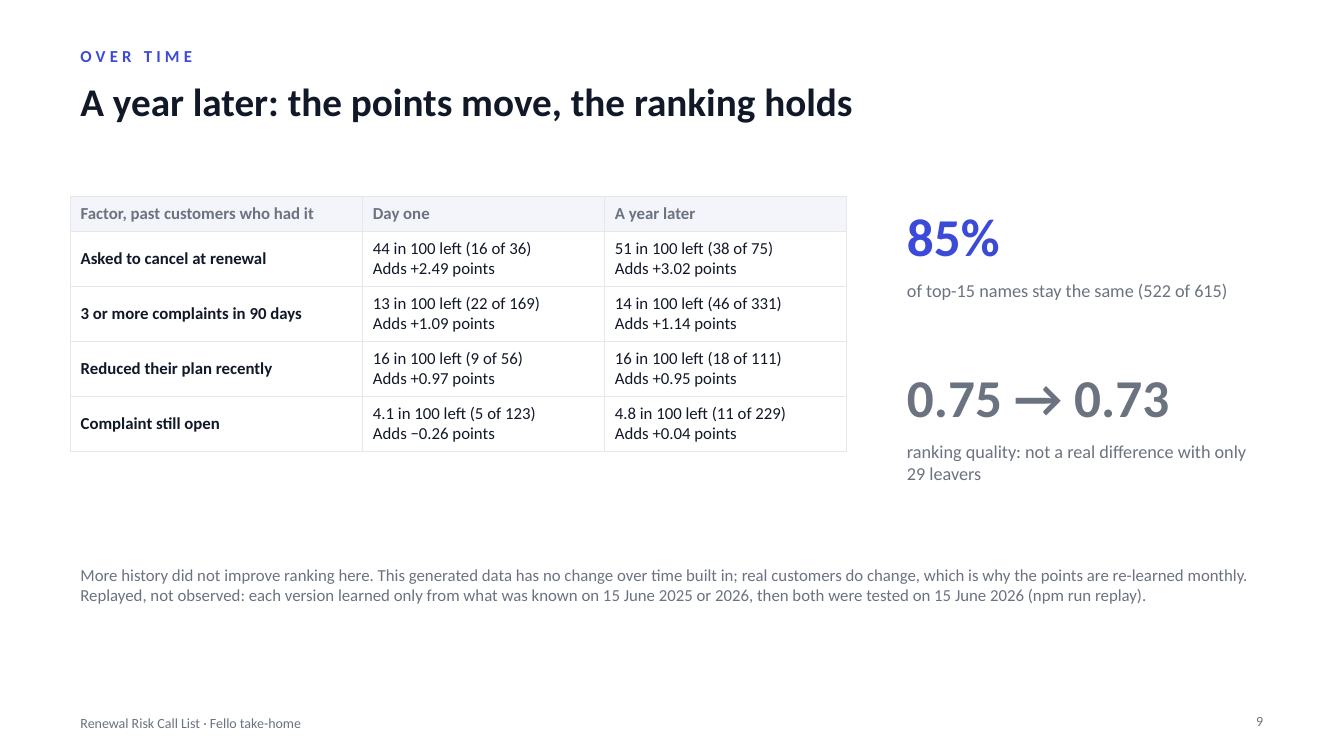
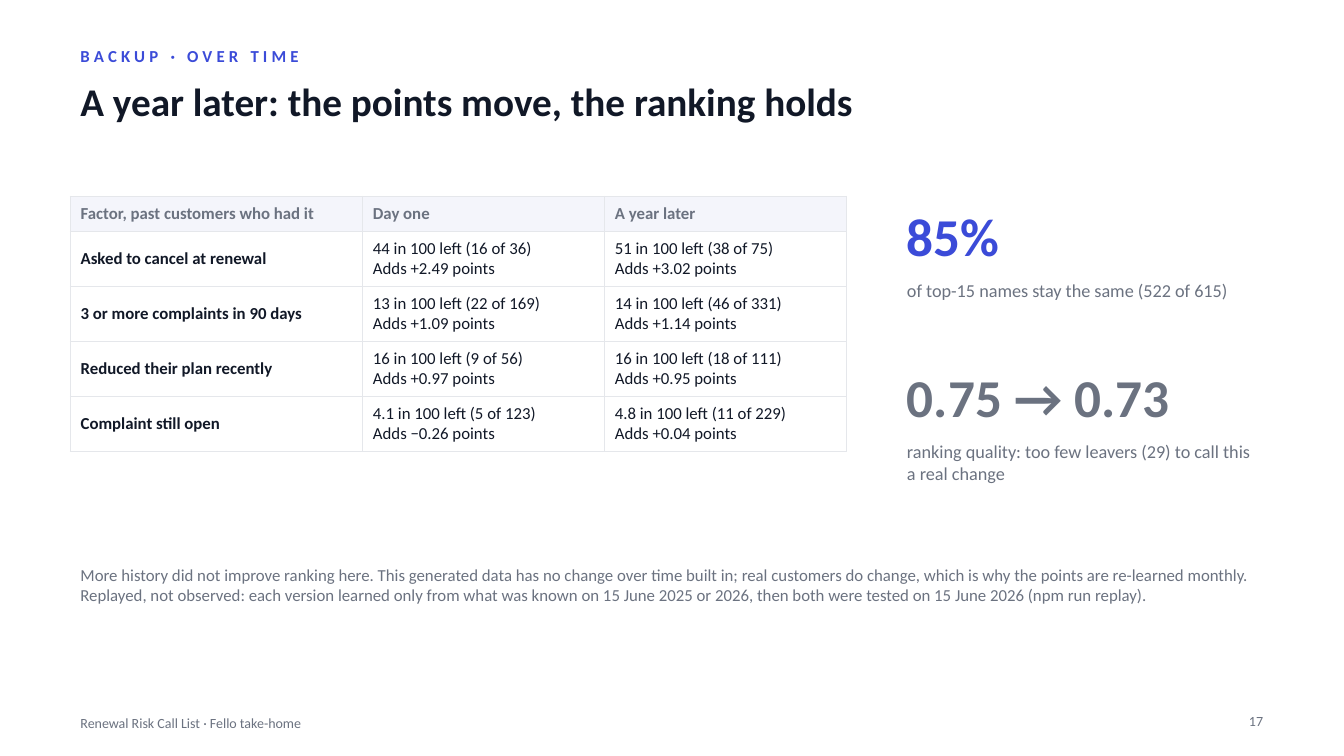
Before and after one commit to udhayakumaran/fello-renewal-risk, a slide deck: slide 17 of docs/renewal-risk-deck.pptx (slide 9 before the commit). Drawn at 1344x756 pixels with LibreOffice and Linux fonts; fonts in the diff are those of the drawing. Boxes give left, top, right and bottom in pixels: in the first picture for what was removed or moved away, otherwise in the second. Text is boxed around its words. In the diff, an @@ line names an element or a change of style, - is before the commit and + after.

```diff
--- a/docs/renewal-risk-deck.pptx
+++ b/docs/renewal-risk-deck.pptx
@@ text at [80,51,299,62]: text changed @@
-OVER TIME
+BACKUP · OVER TIME
@@ text at [907,445,1250,483]: text changed @@
-ranking quality: not a real difference with only 29 leavers
+ranking quality: too few leavers (29) to call this a real change
@@ page number at [1249,717,1263,726]: text changed @@
-9
+17
```
Also in this commit, not shown: 7 other slides changed, 10 slides added, 4 slides removed, 6 other files.
